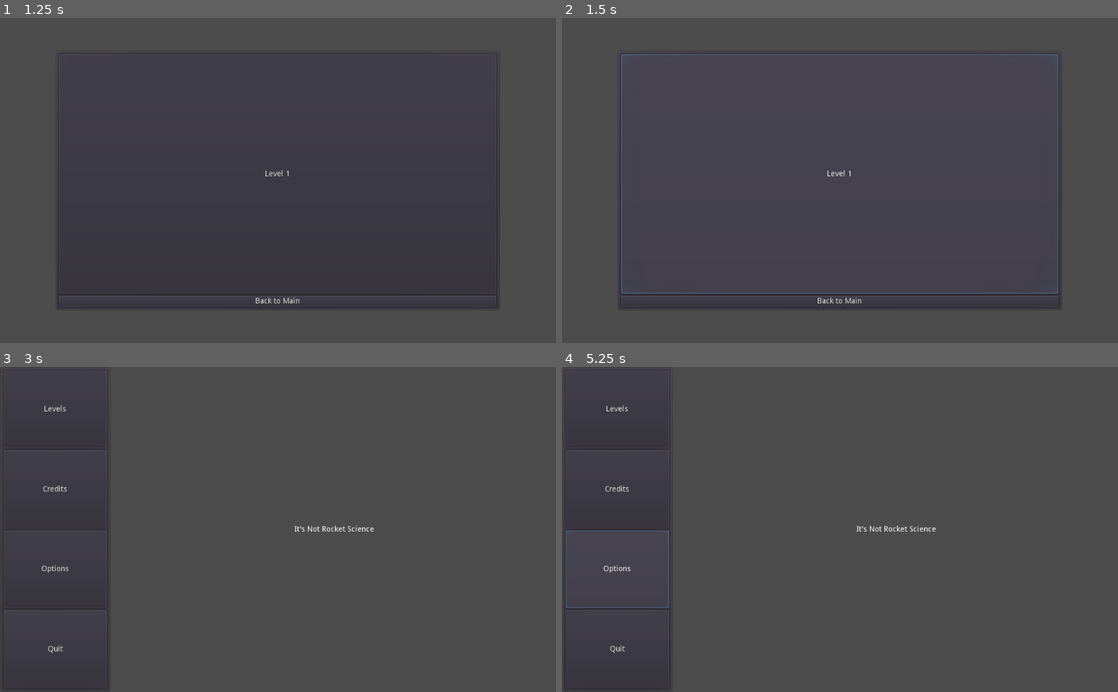
Above: before the commit, frames 1-4 (two rows, left to right).
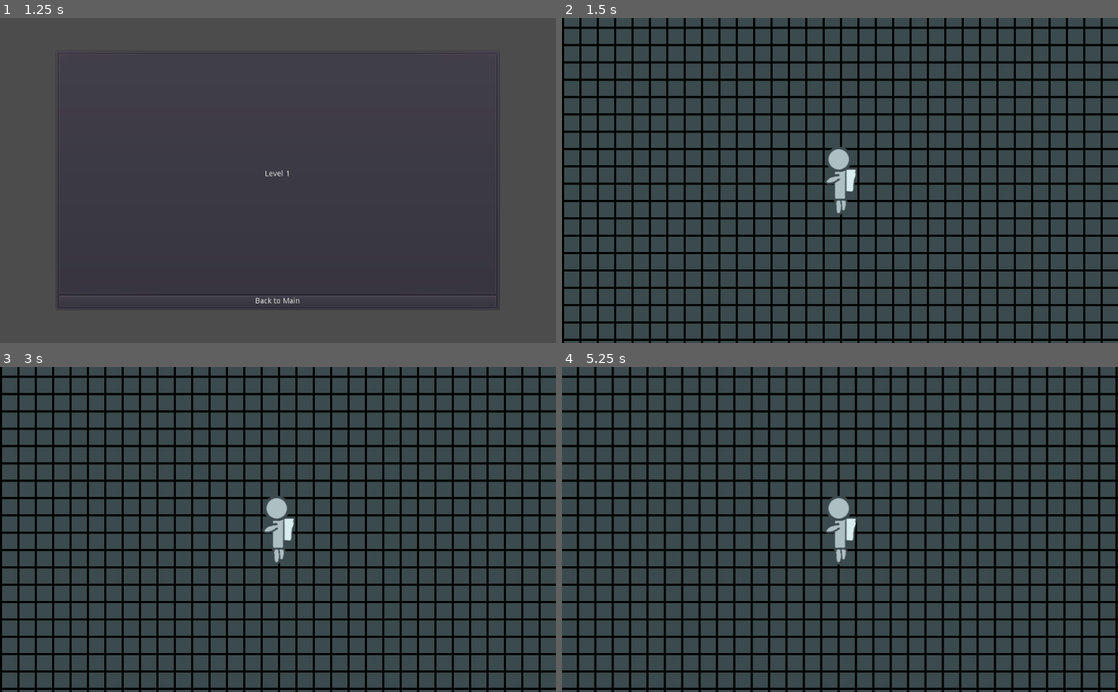
Above: after the commit, the same moments.

Repository: thecyberwraith/cb-gamejam-2021
Game: Godot game, scene res://Menus/MainMenu.tscn
Two runs of this game, one before a commit and one after it. Both use one fixed random seed, a clock stepped at 60 frames per second and the inputs below.
Inputs (mouse positions are in pixels of both pictures, inside the frame that each line leads up to):
- Up to frame 1 (1.25 s): click "Levels" at 0.5 s
- Up to frame 2 (1.5 s): click "Level 1" at 1.25 s
- Up to frame 3 (3 s): click (278, 523) at 2 s, where only the run before the commit has a clickable "Level 1"; click (278, 649) at 2.75 s, where only the run before the commit has a clickable "Back to Main"
- Up to frame 4 (5.25 s): click (617, 490) at 3.5 s, where only the run before the commit has a clickable "Credits"; click (617, 568) at 4.25 s, where only the run before the commit has a clickable "Options"; hold Right (ui_right) from 5.03 s (still down)

Frame 1 is identical in both runs. In frame 2, 26% of the frame differs, in the area x 0-100%, y 0-100%; in frame 3, 26%; in frame 4, 29%.

Commit message:
Level 1 has a moving astronaut.

Diff:
--- /dev/null
+++ b/Characters/Astronaut/Astronaut.gd
@@ -0,0 +1,31 @@
+extends RigidBody2D
+
+var aimed_direction: Vector2
+var force = 5
+func _ready():
+	pass
+
+func _process(_delta):
+	var direction: Vector2 = _get_input_direction()
+
+	if direction.length_squared() > 0:
+		apply_impulse(Vector2(0,0), direction*force)
+
+func _get_input_direction() -> Vector2:
+	var input_map = {
+		"ui_left": Vector2(-1,0),
+		"ui_right": Vector2(1,0),
+		"ui_up": Vector2(0,-1),
+		"ui_down": Vector2(0,1)
+	}
+
+	var direction = Vector2(0,0)
+
+	for action in input_map:
+		if Input.is_action_pressed(action):
+			direction += input_map[action]
+
+	if direction.length_squared() > 0:
+		direction = direction.normalized()
+
+	return direction
--- /dev/null
+++ b/Characters/Astronaut/Astronaut.tscn
@@ -0,0 +1,19 @@
+[gd_scene load_steps=4 format=2]
+
+[ext_resource path="res://Characters/Astronaut/astronaut.png" type="Texture" id=1]
+[ext_resource path="res://Characters/Astronaut/Astronaut.gd" type="Script" id=2]
+
+[sub_resource type="CapsuleShape2D" id=1]
+radius = 20.0206
+height = 81.085
+
+[node name="Astronaut" type="RigidBody2D"]
+script = ExtResource( 2 )
+
+[node name="CollisionShape2D" type="CollisionShape2D" parent="."]
+position = Vector2( 0, 2.00226 )
+shape = SubResource( 1 )
+
+[node name="Sprite" type="Sprite" parent="."]
+position = Vector2( 10.6788, 2.00226 )
+texture = ExtResource( 1 )
--- /dev/null
+++ b/Levels/Level1/Camera.gd
@@ -0,0 +1,12 @@
+extends Camera2D
+
+onready var astro = get_node("../Astronaut")
+
+func _ready():
+	astro.add_to_group('player')
+
+func _process(_delta):
+	var players = get_tree().get_nodes_in_group('player')
+
+	if len(players) > 0:
+		self.position = players[0].position
--- /dev/null
+++ b/Levels/Level1/Level1.tscn
@@ -0,0 +1,16 @@
+[gd_scene load_steps=4 format=2]
+
+[ext_resource path="res://Textures/GridBackground.png" type="Texture" id=1]
+[ext_resource path="res://Characters/Astronaut/Astronaut.tscn" type="PackedScene" id=2]
+[ext_resource path="res://Levels/Level1/Camera.gd" type="Script" id=3]
+
+[node name="Level1" type="Node2D"]
+
+[node name="Sprite" type="Sprite" parent="."]
+texture = ExtResource( 1 )
+
+[node name="Astronaut" parent="." instance=ExtResource( 2 )]
+
+[node name="Camera2D" type="Camera2D" parent="."]
+current = true
+script = ExtResource( 3 )
--- a/Menus/LevelsList.gd
+++ b/Menus/LevelsList.gd
@@ -18,5 +18,6 @@
 		button.text = name
 		button.size_flags_horizontal = Control.SIZE_EXPAND_FILL
 		button.size_flags_vertical = Control.SIZE_EXPAND_FILL
+		button.connect("pressed", get_tree(), "change_scene", [scene])
 
 		add_child(button)
--- a/project.godot
+++ b/project.godot
@@ -19,6 +19,10 @@
 run/main_scene="res://Menus/MainMenu.tscn"
 config/icon="res://icon.png"
 
+[physics]
+
+2d/default_gravity=0
+
 [rendering]
 
 quality/driver/driver_name="GLES2"
Binary file added: Characters/Astronaut/astronaut.png
Not shown, added: Characters/Astronaut/astronaut.png.import
Binary file added: Textures/GridBackground.png
Not shown, added: Textures/GridBackground.png.import
Not shown, added: Characters/Astronaut/astronaut.xcf
